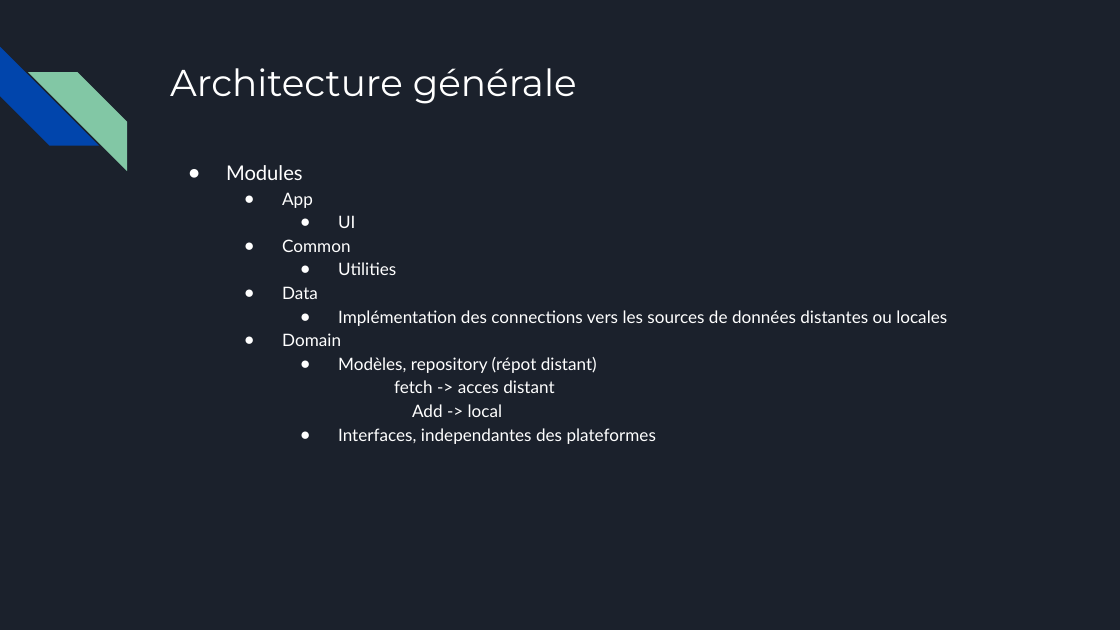
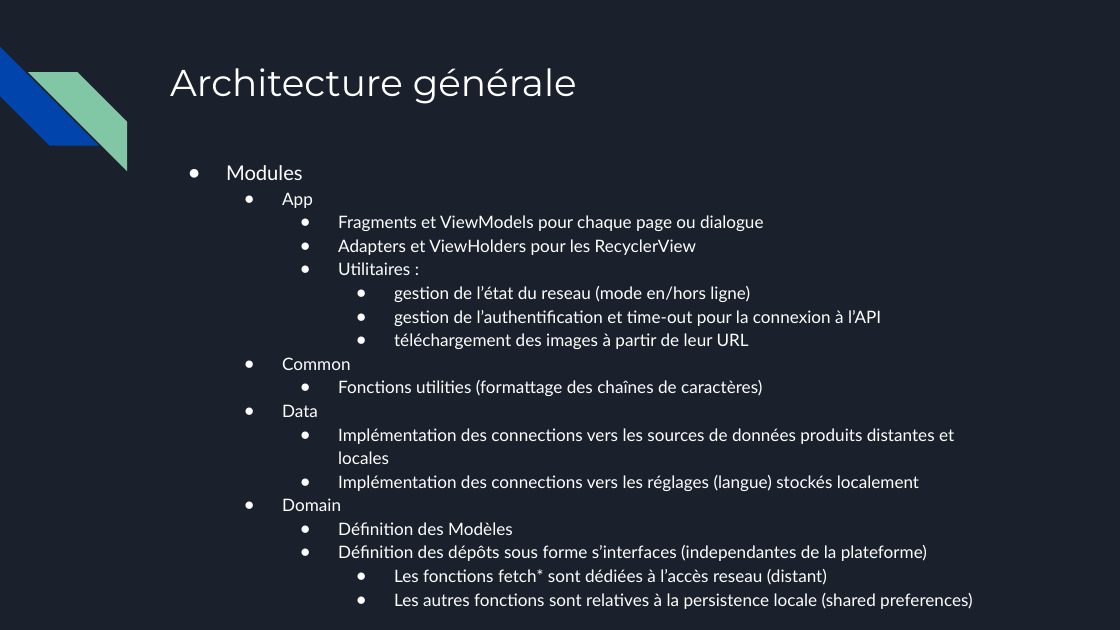
Before and after one commit to mofobo/food-scanner, a slide deck: slide 5 of presentation/food-scanner.pptx (slide 6 before the commit). Drawn at 1120x630 pixels with LibreOffice and Linux fonts; fonts in the diff are those of the drawing. Boxes give left, top, right and bottom in pixels: in the first picture for what was removed or moved away, otherwise in the second. Text is boxed around its words. In the diff, an @@ line names an element or a change of style, - is before the commit and + after.

```diff
--- a/presentation/food-scanner.pptx
+++ b/presentation/food-scanner.pptx
@@ text at [338, 215, 881, 349]: text changed @@
-    ● UI
+    ● Fragments et ViewModels pour chaque page ou dialogue
+    ● Adapters et ViewHolders pour les RecyclerView
+    ● Utilitaires :
+      ● gestion de l’état du reseau (mode en/hors ligne)
+      ● gestion de l’authentification et time-out pour la connexion à l’API
+      ● téléchargement des images à partir de leur URL
@@ text at [338, 380, 762, 396]: text changed @@
-    ● Utilities
+    ● Fonctions utilities (formattage des chaînes de caractères)
@@ text at [338, 428, 954, 491]: text changed @@
-    ● Implémentation des connections vers les sources de données distantes ou locales
+    ● Implémentation des connections vers les sources de données produits distantes et locales
+    ● Implémentation des connections vers les réglages (langue) stockés localement
@@ text at [338, 522, 973, 609]: text changed @@
-    ● Modèles, repository (répot distant)
-      fetch -> acces distant
-        Add -> local
-    ● Interfaces, independantes des plateformes
+    ● Définition des Modèles
+    ● Définition des dépôts sous forme s’interfaces (independantes de la plateforme)
+      ● Les fonctions fetch* sont dédiées à l’accès reseau (distant)
+      ● Les autres fonctions sont relatives à la persistence locale (shared preferences)
```
Also in this commit, not shown: 5 other slides changed, 2 slides removed.
